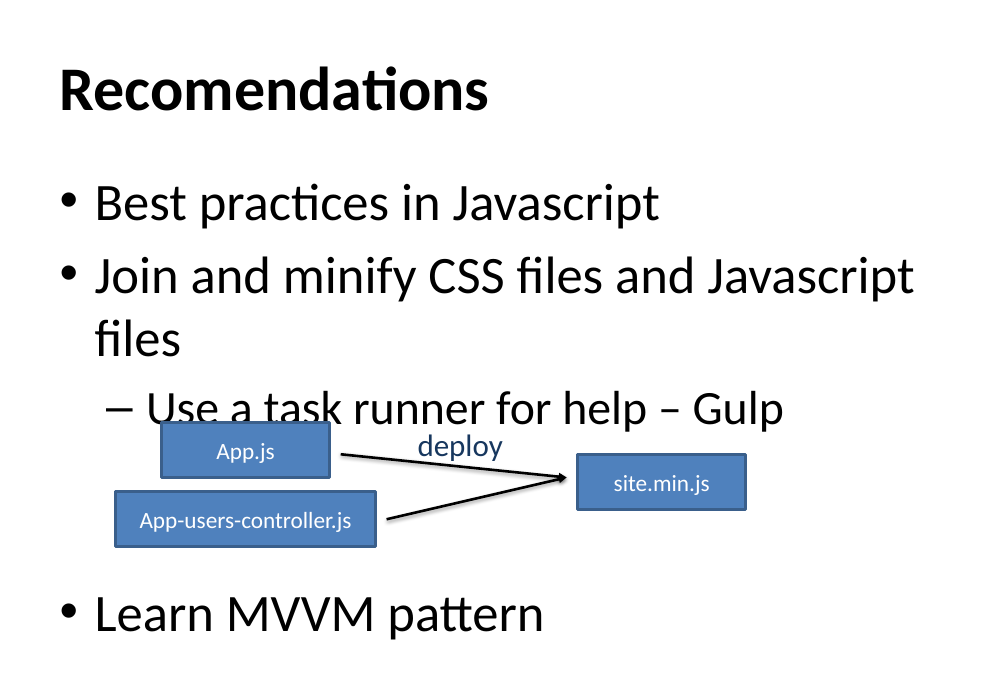
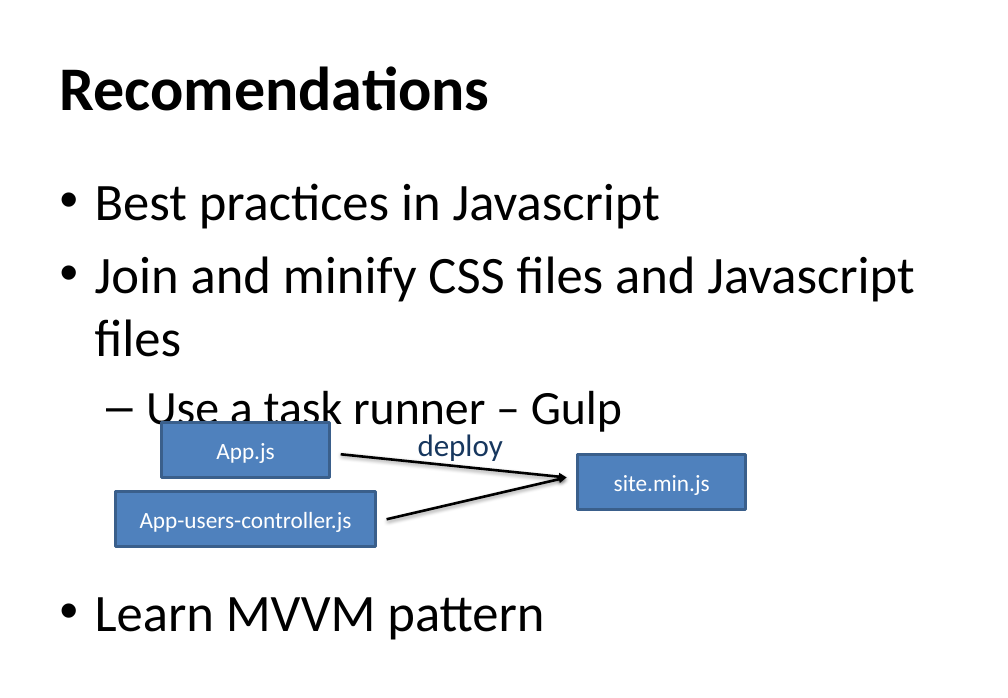
Before and after one commit to monica85rodrigues/presentation-netponto-spa, a slide deck: slide 18 of Relax, it's SPA time.pptx. Drawn at 1008x698 pixels with LibreOffice and Linux fonts; fonts in the diff are those of the drawing; background and template pictures are left out. Boxes give left, top, right and bottom in pixels: in the first picture for what was removed or moved away, otherwise in the second. Text is boxed around its words. In the diff, an @@ line names an element or a change of style, - is before the commit and + after.

```diff
--- a/Relax, it's SPA time.pptx
+++ b/Relax, it's SPA time.pptx
@@ text at (146,390,622,436): text changed @@
-  – Use a task runner for help – Gulp
+  – Use a task runner – Gulp
```
Also in this commit, not shown: 8 other slides changed.
